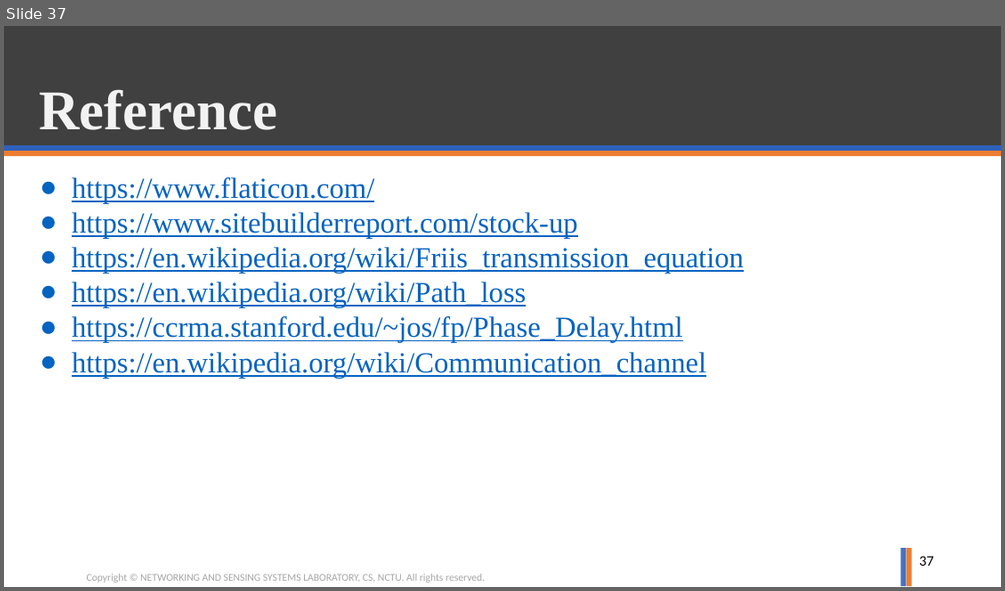
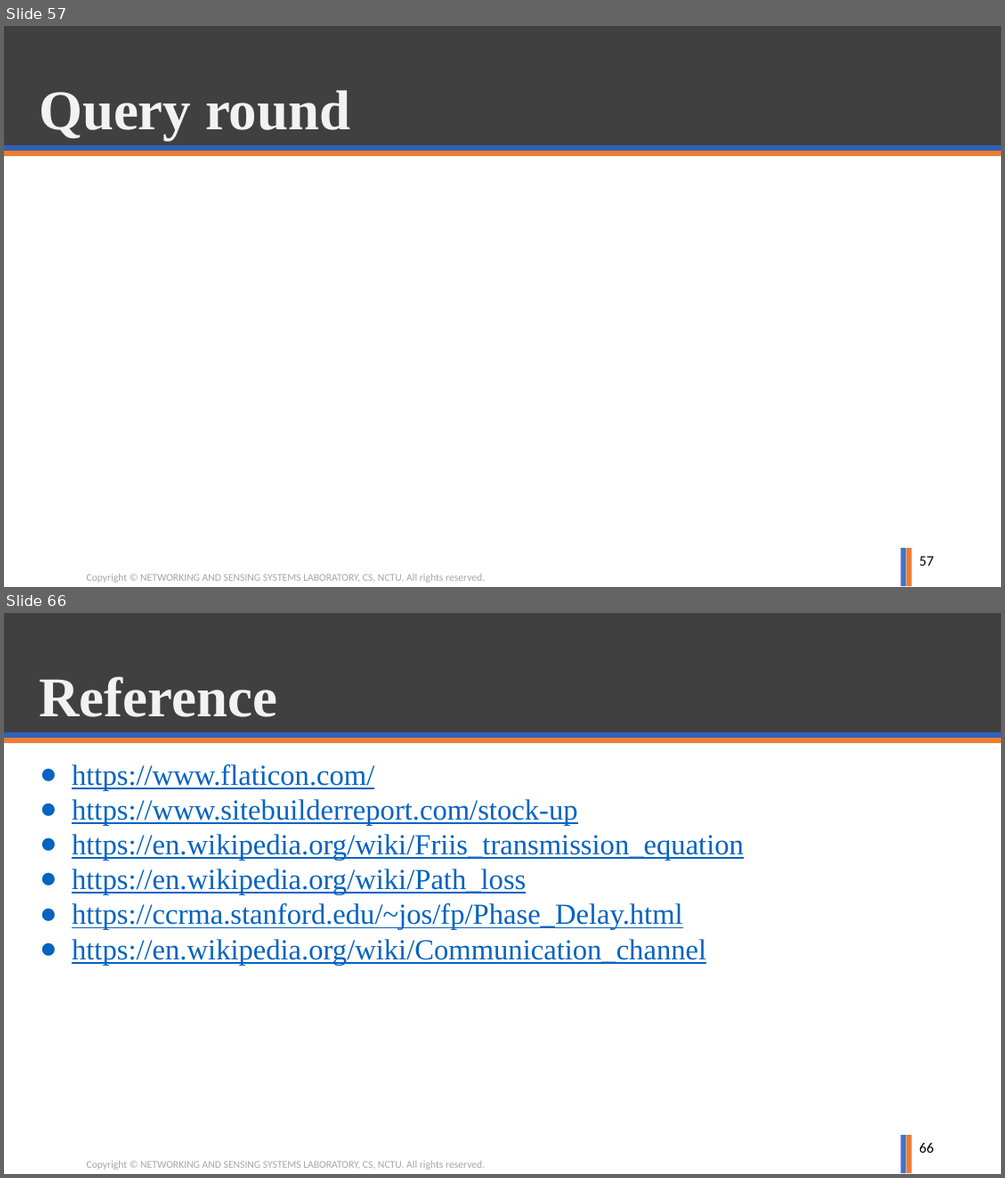
Before and after one commit to ghostkingwilly/Signal_Training_Freshman, a slide deck: Freshman_Training.pptx. Shown one above the other, each under a label of ours: slide 37 before the commit, slides 57 and 66 after it; the slides between them are not shown. The pictures are 1005x591 and 1005x1178 pixels, drawn with LibreOffice and Linux fonts; fonts in the diff are those of the drawing; grey boxes stand for pictures; background and template pictures are left out. Boxes give left, top, right and bottom in pixels: in the first picture for what was removed or moved away, otherwise in the second. Text is boxed around its words. In the diff, an @@ line names an element or a change of style, - is before the commit and + after.

```diff
--- a/Freshman_Training.pptx
+++ b/Freshman_Training.pptx
@@ slide 57 added at <box>4,26,1001,587</box>, background #FFFFFF; not listed: 6 template elements that a slide beside it also shows @@
@@ title added at <box>39,90,350,140</box>, 54 pt, text #F2F2F2, bold @@
+Query round
@@ page number added at <box>919,556,934,565</box>, 14 pt, text #000000 @@
+57
@@ what was slide 37 is now slide 66 @@
@@ page number at <box>919,1143,934,1152</box>: text changed @@
-37
+66
```
Also in this commit, not shown: 29 other slides added, 1 slide removed.
